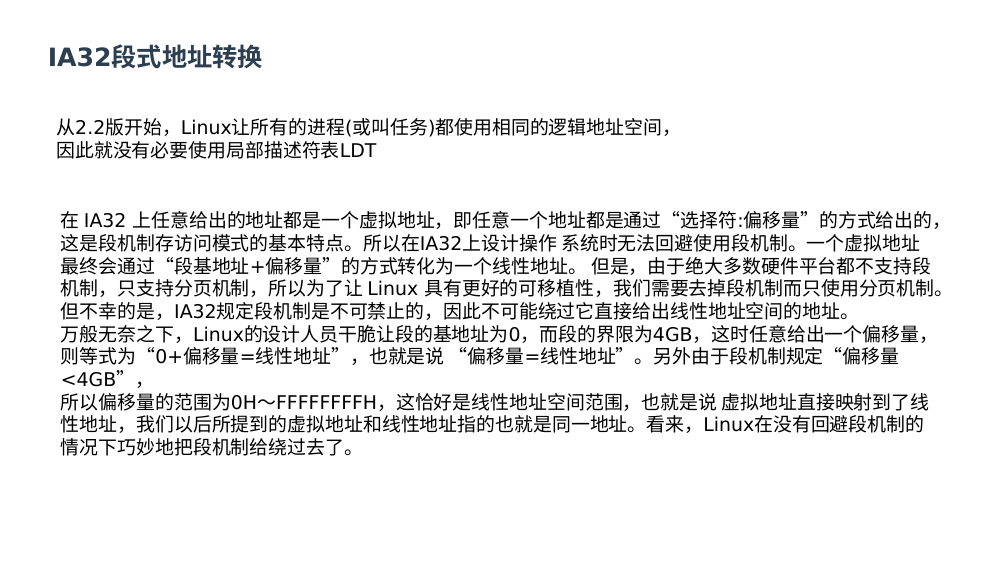
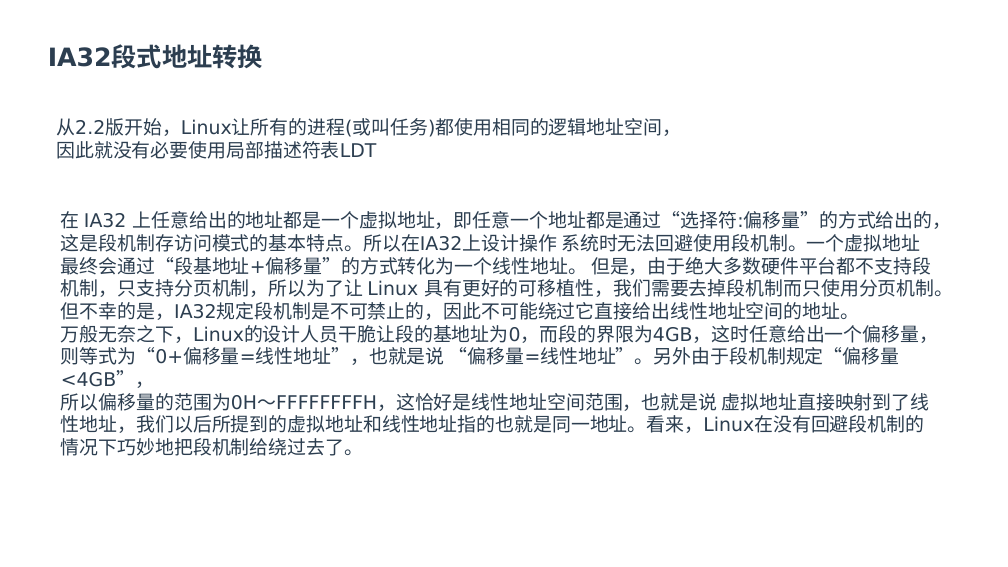
Before and after one commit to zaiqiang-dong/zaiqiang, a slide deck: slide 6 of picture/ppt/memory/memory_modle.pptx. Drawn at 1008x567 pixels with LibreOffice and Linux fonts; fonts in the diff are those of the drawing. Boxes give left, top, right and bottom in pixels: in the first picture for what was removed or moved away, otherwise in the second. Text is boxed around its words. In the diff, an @@ line names an element or a change of style, - is before the commit and + after.

```diff
--- a/picture/ppt/memory/memory_modle.pptx
+++ b/picture/ppt/memory/memory_modle.pptx
@@ text "从2.2版开始，Linux让所有的进程(或叫任务)都使用相同的逻辑地址空间，" at box(56, 118, 681, 159): text colour #000000 to #2C3E50 @@
@@ text "在 IA32 上任意给出的地址都是一个虚拟地址，即任意一个地址都是通过“选择符:偏移量”的方式给出的，" at box(61, 211, 953, 456): text colour #000000 to #2C3E50 @@
```
Also in this commit, not shown: 7 other files.
